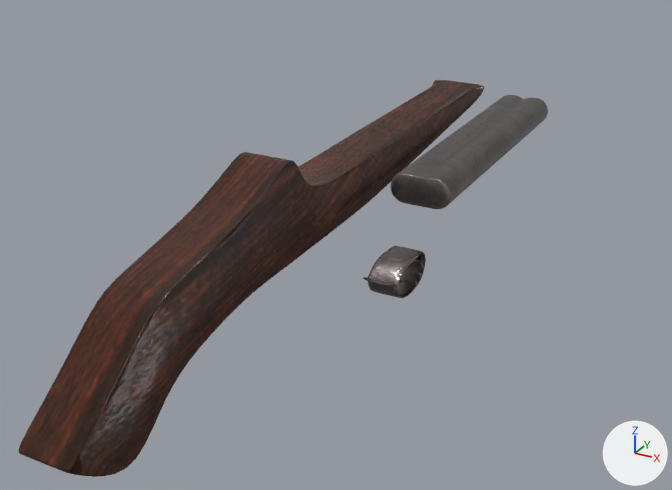
What one commit did to the Blender file Source/doublebarrel/doublebarrel.blend.
Camera for both pictures: a 50 mm camera at (1.59, -3.91, 1.78) aimed at (-0.64, 0.15, -0.25). The lights are fixed; the arrows at lower right show +X, +Y and +Z.

Names of what the first picture shows: 'Barrel+Release.001', 'Shotgun.001'.
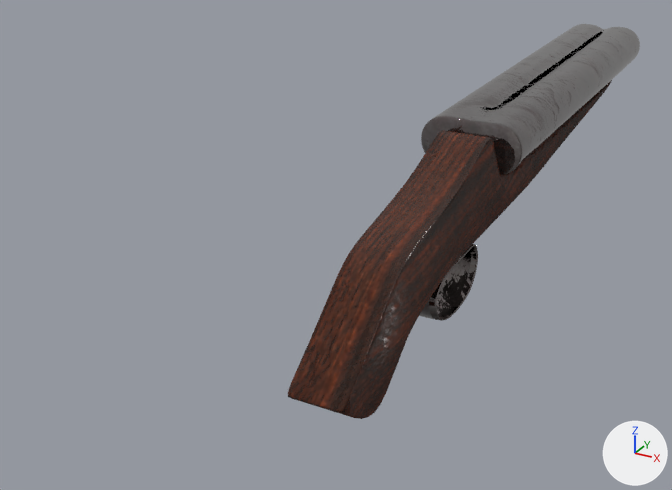
Where the newer file only moved an object's origin or applied its transform, the numbers keep the older frame.

Changed parts and their boxes [x1, y1, x2, y2] in the pictures (672 x 490 px):
'Shotgun.001', mesh moved: before [18, 80, 484, 477]; after [288, 80, 612, 419]
'Barrel+Release.001', surface changed, mesh turned: before [363, 95, 548, 298]; after [419, 24, 640, 321]

What changed in the scene script:
```text
Add img_damagedmetal_roughness_png:
    img_damagedmetal_roughness_png = load_image('damagedmetal_roughness.png', 'damagedmetal_roughness.png', 1024, 1024, 'sRGB')
Add img_damagedmetal_metallic_png:
    img_damagedmetal_metallic_png = load_image('damagedmetal_metallic.png', 'damagedmetal_metallic.png', 1024, 1024, 'sRGB')
Change mat_barrelmetal:
    where n1 = _N.new('ShaderNodeBsdfPrincipled'); n1.name = 'Principled BSDF'
    remove n1.inputs[1].default_value = 1.0  # 'Metallic'
    remove n1.inputs[2].default_value = 0.333  # 'Roughness'
    remove n3 = _N.new('ShaderNodeTexImage'); n3.name = 'Image Texture.001'
    remove n3.image = img_damagedmetal_specular_png_001
    remove n4 = _N.new('ShaderNodeNormalMap'); n4.name = 'Normal Map'
    add n3 = _N.new('ShaderNodeTexImage'); n3.name = 'Image Texture.001'
    add n3.image = img_damagedmetal_roughness_png
    add n6 = _N.new('ShaderNodeTexImage'); n6.name = 'Image Texture.003'
    add n6.image = img_damagedmetal_metallic_png
    add n4 = _N.new('ShaderNodeNormalMap'); n4.name = 'Normal Map'
    remove _L.new(n3.outputs[0], n1.inputs[13])  # 'Color' to 'Specular IOR Level'
    add _L.new(n3.outputs[0], n1.inputs[2])  # 'Color' to 'Roughness'
    add _L.new(n6.outputs[0], n1.inputs[1])  # 'Color' to 'Metallic'
Change me_cube_002:
    where me_cube_002.from_pydata(...)  # 210 vertices, 207 faces; spans x -0.21..0.21, y -1.21..2.73, z -0.48..0.42
    used by ob_shotgun_001; location = (-0.654, -0.806, 0.013); rotation_euler = (0.0393, 0.0, 0.0), in degrees (2.3, 0, 0)
    me_cube_002 part 1: the whole mesh is moved by (0.65, 0.8, -0.04)
Change me_cylinder_001:
    where me_cylinder_001.from_pydata(...)  # 824 vertices, 799 faces; spans x -0.27..0.27, y -1.52..1.92, z -0.63..0.23
    used by ob_barrel_release_001; parent = ob_shotgun_001; location = (0.00396, 0.16, 0.259); rotation_euler = (0.026, 0.0, 0.0), in degrees (1.5, 0, 0); scale = (0.552, 0.552, 0.552)
    me_cylinder_001 part 2: the whole mesh is turned -0.5 degrees about the x axis through its middle and scaled by 1.81, then moved by (0.0, 1.85, -0.2)
```
